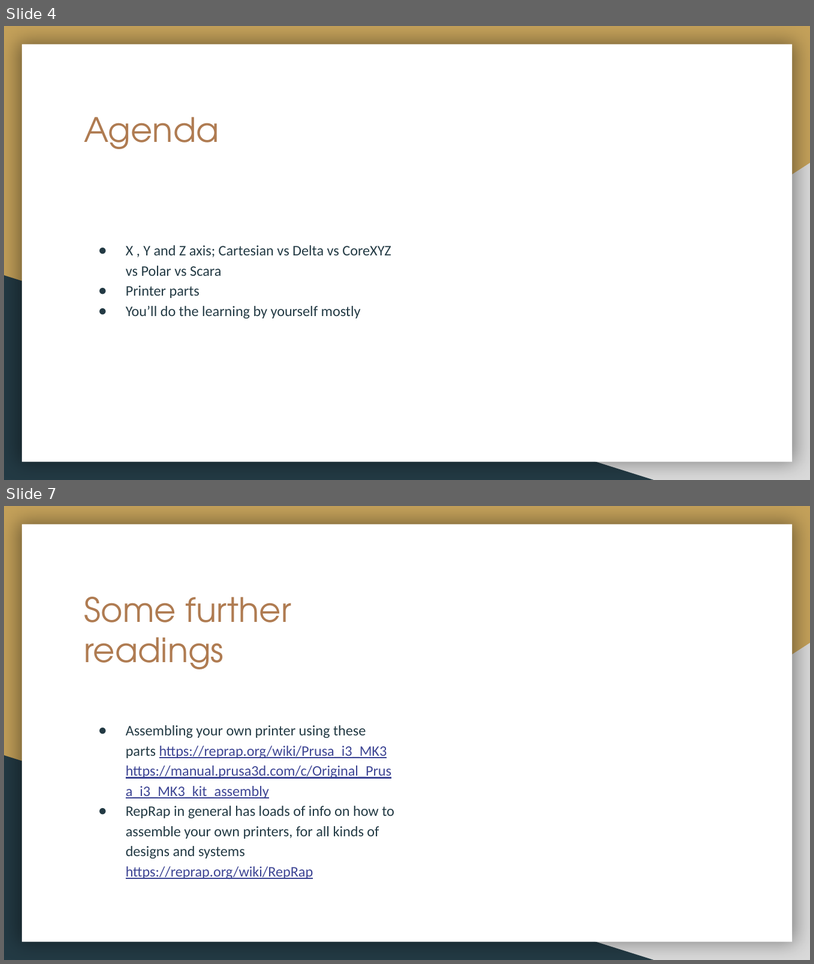
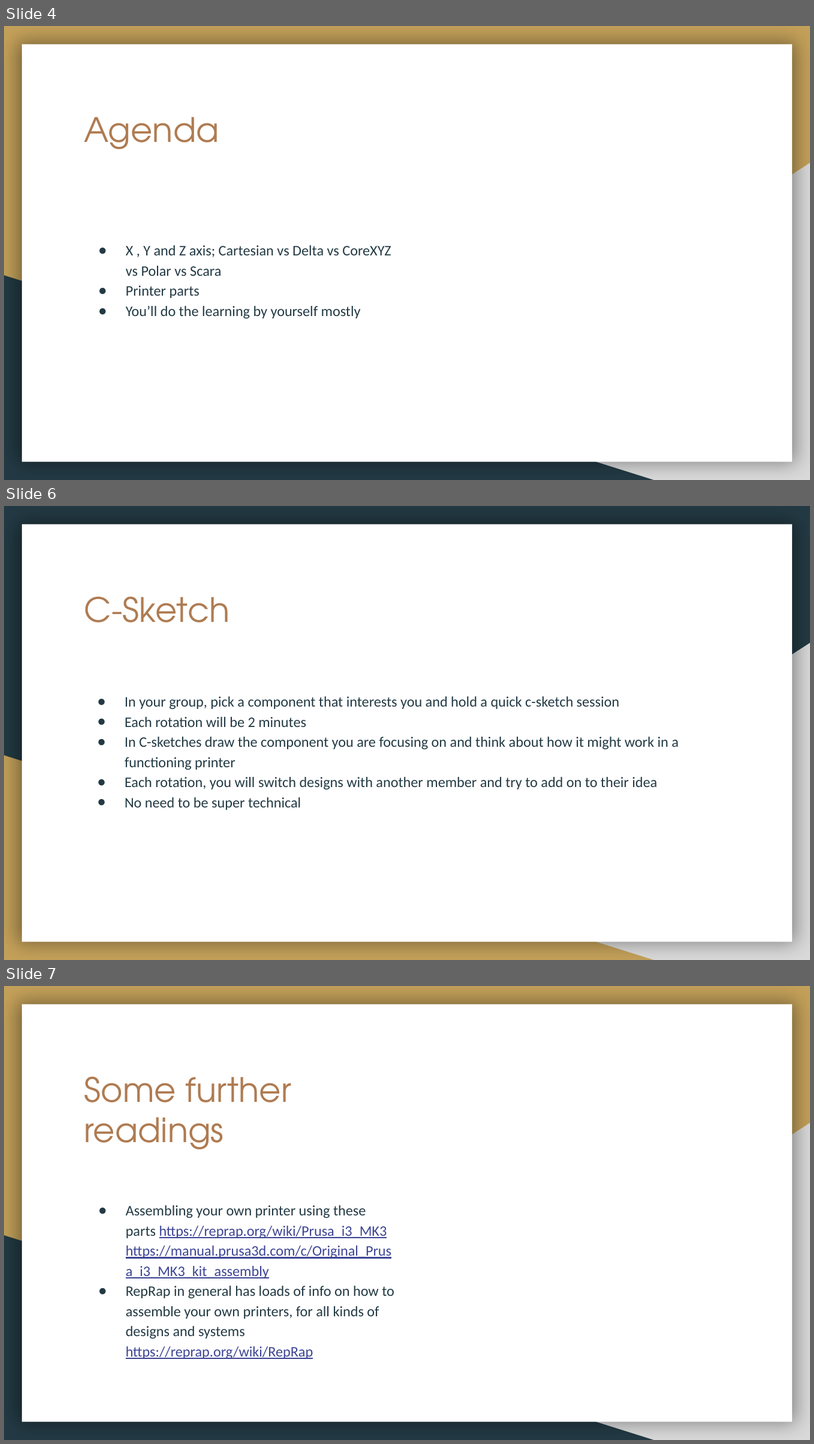
Before and after one commit to AndrewSiew/RapidPrototypingWorkshop, a slide deck: 4/printer components.pptx. Shown one above the other, each under a label of ours: slides 4 and 7 before the commit, slides 4, 6 and 7 after it; the slides between them are not shown. The pictures are 814x964 and 814x1444 pixels, drawn with LibreOffice and Linux fonts; fonts in the diff are those of the drawing. Boxes give left, top, right and bottom in pixels: in the first picture for what was removed or moved away, otherwise in the second. Text is boxed around its words. In the diff, an @@ line names an element or a change of style, - is before the commit and + after.

Commit message:
Add files via upload
Added C-sketching

```diff
--- a/4/printer components.pptx
+++ b/4/printer components.pptx
@@ slide 6 added at (4,506,810,960), background #233A44; not listed: 2 template elements that a slide beside it also shows @@
@@ title added at (84,597,230,622), 30 pt, text #AF7B51 @@
+C-Sketch
@@ text added at (125,696,679,810), 13 pt, text #233A44 @@
+● In your group, pick a component that interests you and hold a quick c-sketch session
+● Each rotation will be 2 minutes
+● In C-sketches draw the component you are focusing on and think about how it might work in a functioning printer
+● Each rotation, you will switch designs with another member and try to add on to their idea
+● No need to be super technical
@@ right triangle added at (4,755,654,960), fill #C4A15A @@
```
Also in this commit, not shown: 1 slide changed, 1 slide removed.
